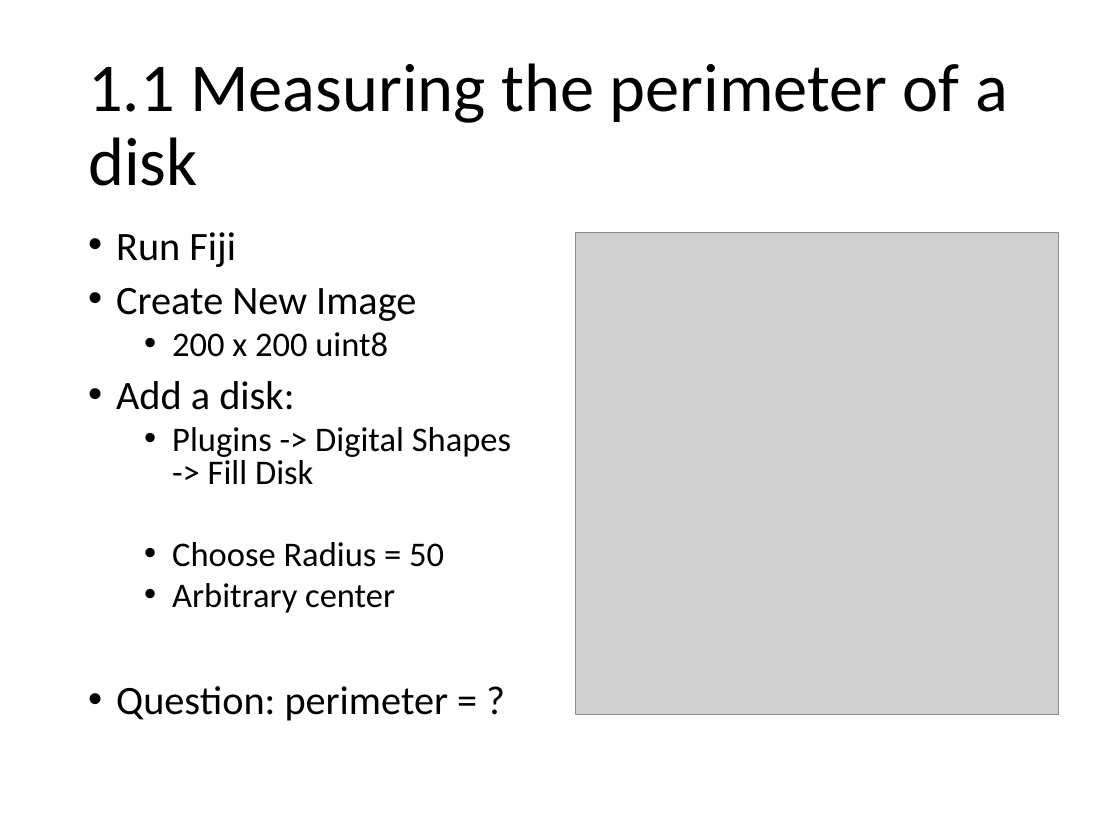
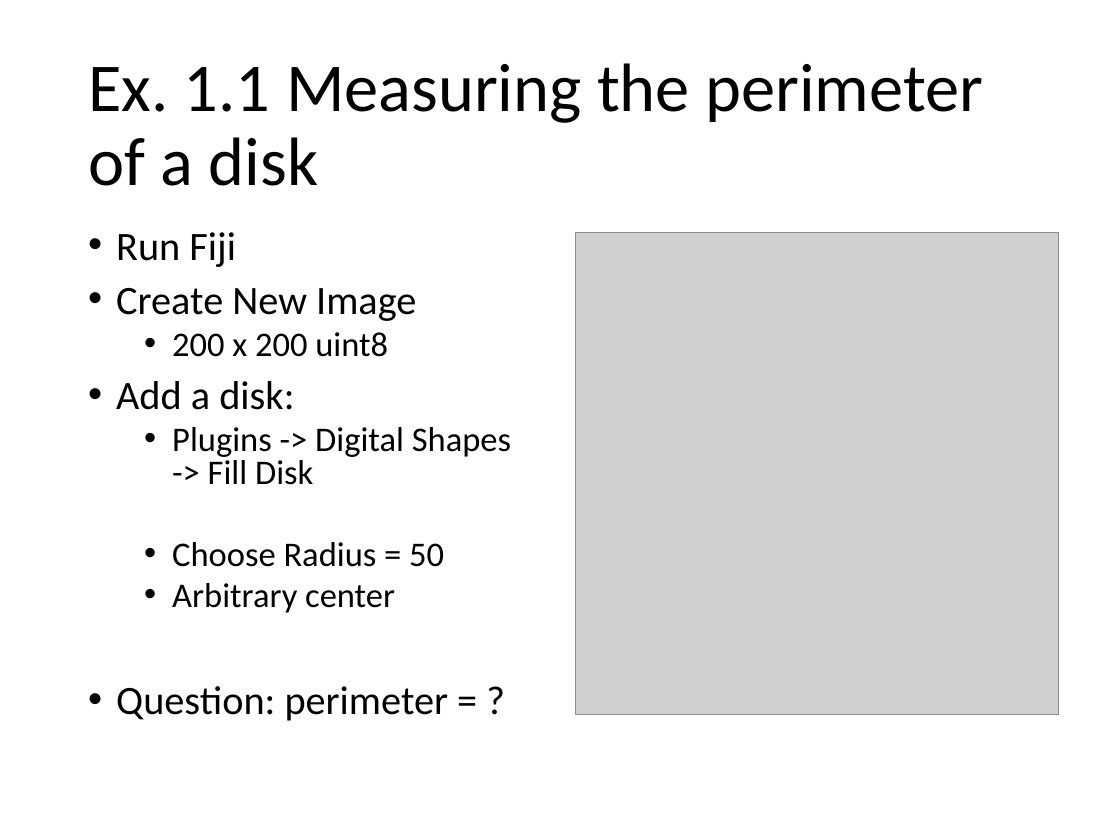
Before and after one commit to dlegland/image-analysis-practical-2023, a slide deck: slide 21 of practical/manual/ImageAnalysis-practical.pptx (slide 18 before the commit). Drawn at 1120x840 pixels with LibreOffice and Linux fonts; fonts in the diff are those of the drawing; grey boxes stand for pictures. Boxes give left, top, right and bottom in pixels: in the first picture for what was removed or moved away, otherwise in the second. Text is boxed around its words. In the diff, an @@ line names an element or a change of style, - is before the commit and + after.

```diff
--- a/practical/manual/ImageAnalysis-practical.pptx
+++ b/practical/manual/ImageAnalysis-practical.pptx
@@ title at <box>88,63,983,186</box>: text changed @@
-1.1 Measuring the perimeter of a disk
+Ex. 1.1 Measuring the perimeter of a disk
```
Also in this commit, not shown: 4 other slides changed, 4 slides added.
